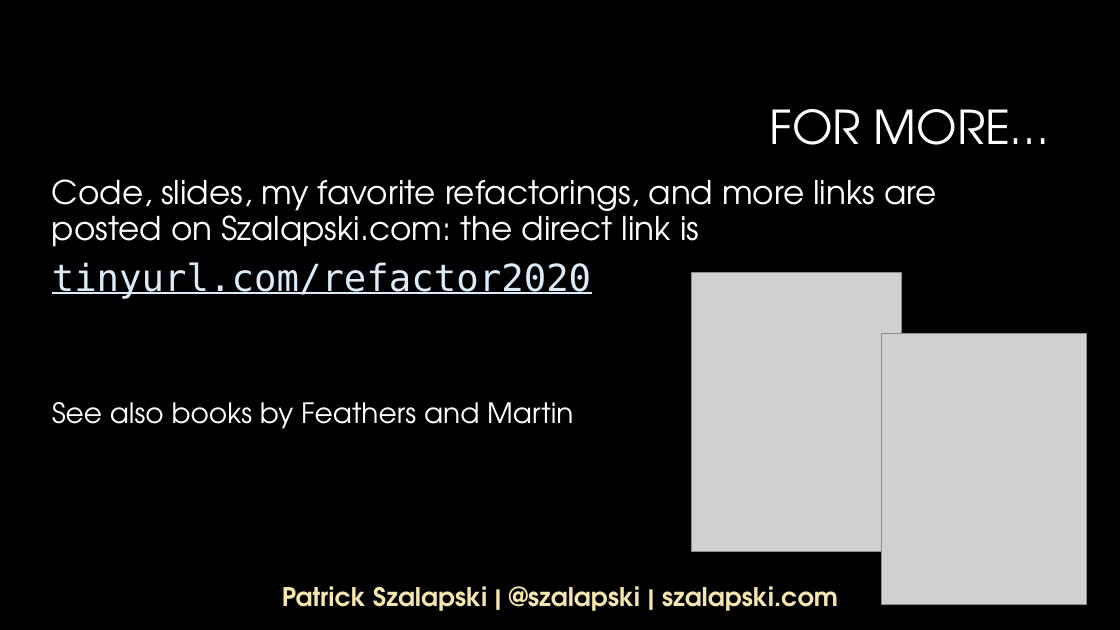
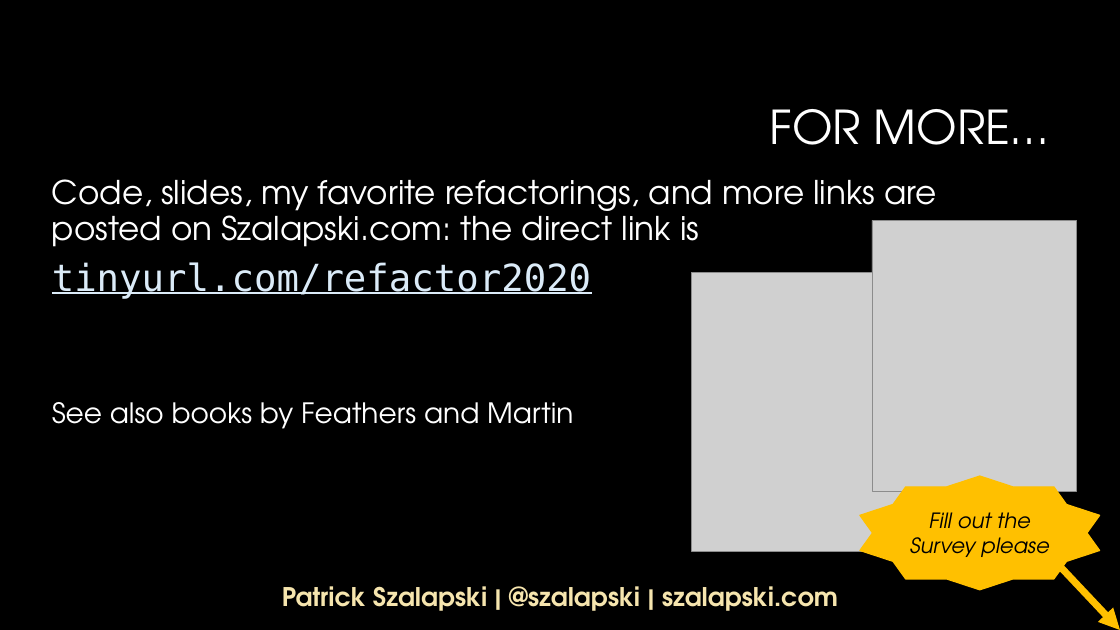
Before and after one commit to szalapski/AsyncAwaitPain, a slide deck: slide 23 of psz/PracticalRefactoring.pptx. Drawn at 1120x630 pixels with LibreOffice and Linux fonts; fonts in the diff are those of the drawing; grey boxes stand for pictures; background and template pictures are left out. Boxes give left, top, right and bottom in pixels: in the first picture for what was removed or moved away, otherwise in the second. Text is boxed around its words. In the diff, an @@ line names an element or a change of style, - is before the commit and + after.

```diff
--- a/psz/PracticalRefactoring.pptx
+++ b/psz/PracticalRefactoring.pptx
@@ picture: place and size @@
-picture at (881,334,1086,604)
+picture at (872,220,1077,491)
@@ star added at (860,476,1101,591), fill #FFC000, outline #FFC000 1 pt, 18 pt, text #000000, italic @@
+Fill out the Survey please
@@ arrow added from (1054, 560) to (1120, 630), #FFC000 6 pt @@
```
Also in this commit, not shown: 1 other slide changed, 2 other files.
